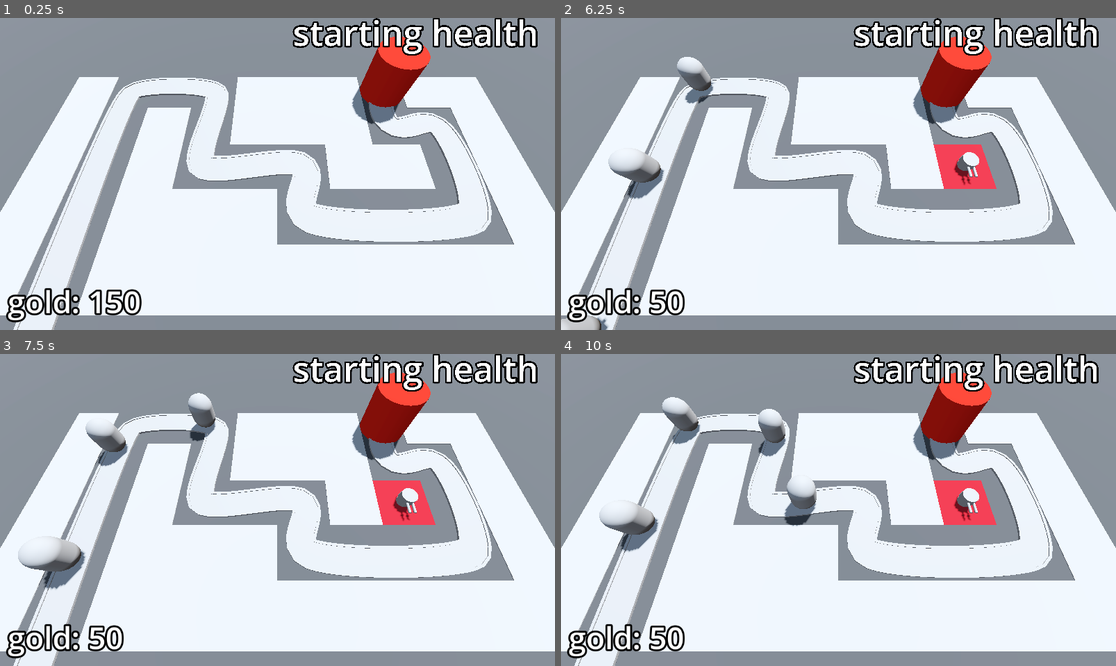
Above: before the commit, frames 1-4 (two rows, left to right).
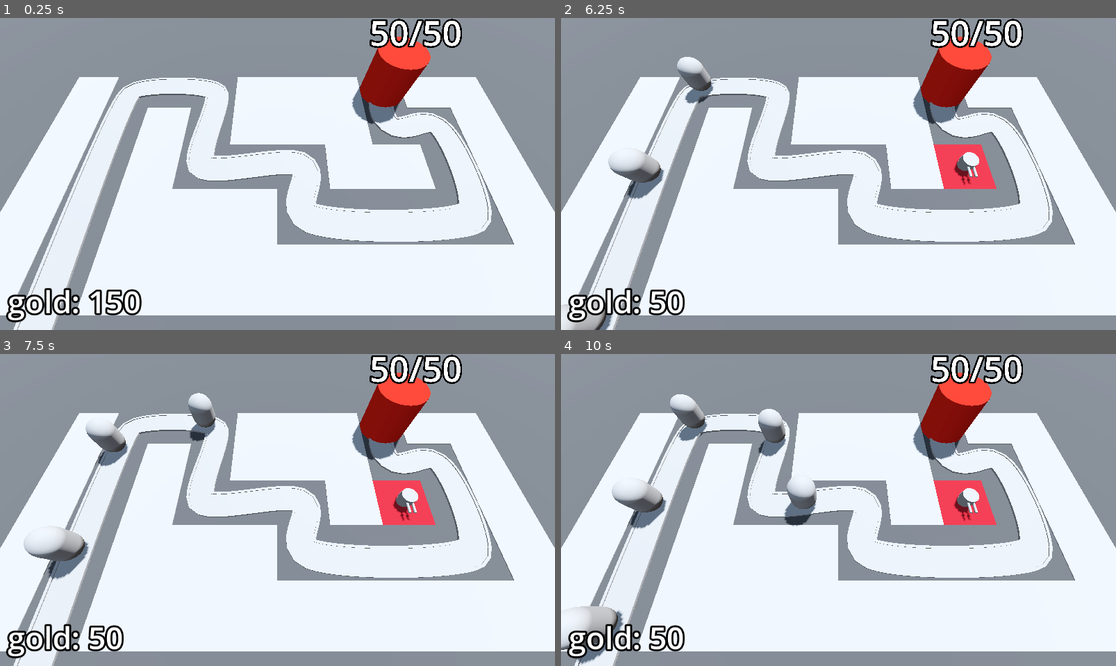
Above: after the commit, the same moments.

Repository: JonathanCarey13/BarbarrianBlaste
Game: Godot game, scene res://BaseLevel.tscn
Two runs of this game, one before a commit and one after it. Both use one fixed random seed, a clock stepped at 60 frames per second and the inputs below.
Inputs (mouse positions are in pixels of both pictures, inside the frame that each line leads up to):
- Up to frame 1 (0.25 s): no input
- Up to frame 2 (6.25 s): tap Enter at 0.5, 2 s; move the mouse to (960, 158) at 0.52 s; press the mouse at (960, 158) at 0.53 s; tap Space at 1.25 s; move the mouse to (727, 189) at 1.27 s; release the mouse at (727, 189) at 1.28 s; click (727, 189) at 1.35 s; move the mouse to (894, 105) at 2.02 s; press the mouse at (894, 105) at 2.03 s; move the mouse to (810, 236) at 2.77 s; release the mouse at (810, 236) at 2.78 s; click (810, 236) at 2.85 s; move the mouse to (1005, 220) at 3.52 s; press the mouse at (1005, 220) at 3.53 s; move the mouse to (672, 127) at 4.27 s; release the mouse at (672, 127) at 4.28 s; click (672, 127) at 4.35 s; move the mouse to (866, 174) at 5.02 s; press the mouse at (866, 174) at 5.03 s; move the mouse to (755, 96) at 5.77 s; release the mouse at (755, 96) at 5.78 s; click (755, 96) at 5.85 s
- Up to frame 3 (7.5 s): move the mouse to (399, 494) at 6.52 s; press the mouse at (399, 494) at 6.53 s; move the mouse to (166, 525) at 7.27 s; release the mouse at (166, 525) at 7.28 s; click (166, 525) at 7.35 s
- Up to frame 4 (10 s): move the mouse to (894, 441) at 8.02 s; press the mouse at (894, 441) at 8.03 s; move the mouse to (810, 572) at 8.77 s; release the mouse at (810, 572) at 8.78 s; click (810, 572) at 8.85 s; move the mouse to (1005, 556) at 9.52 s; press the mouse at (1005, 556) at 9.53 s

The runs differ from the first frame. In frame 1, 2.7% of the frame differs, in the area x 52-97%, y 0-13%; in frame 2, 3.0%; in frame 3, 3.9%; in frame 4, 5.4%, in the area x 0-97%, y 0-100%.

Commit message:
added difficulty scaling

Diff:
--- a/Base/base.gd
+++ b/Base/base.gd
@@ -8,7 +8,7 @@
 var current_health: int:
 	set(health_in):
 		current_health = health_in
-		print("health was changed")
+		# print("health was changed")
 		label_3d.text = str(current_health) + "/" + str(max_health)
 		var red: Color = Color.RED
 		var white: Color = Color.WHITE
@@ -18,10 +18,10 @@
 
 @onready var label_3d: Label3D = $Label3D
 
-# func _ready() -> void:
-	# current_health = max_health
+func _ready() -> void:
+	current_health = max_health
 	# print("Hello " + player_name + " - "+ str(favorite_number))
 
 func take_damage() -> void:
-	print("Damage dealt to base!")
+	# print("Damage dealt to base!")
 	current_health -= 1
--- a/BaseLevel.tscn
+++ b/BaseLevel.tscn
@@ -8,6 +8,7 @@
 [ext_resource type="Script" path="res://TurretManager.gd" id="5_lm68n"]
 [ext_resource type="PackedScene" uid="uid://dglu0q8havkaj" path="res://Turret/turret.tscn" id="6_284p3"]
 [ext_resource type="Script" path="res://Bank.gd" id="8_84n0n"]
+[ext_resource type="PackedScene" uid="uid://mpluhch2xj8a" path="res://Difficulty Manager/difficulty_manager.tscn" id="9_n3tor"]
 
 [sub_resource type="StandardMaterial3D" id="StandardMaterial3D_rhsl6"]
 albedo_color = Color(0.266667, 0.266667, 0.266667, 1)
@@ -64,10 +65,11 @@
 "cells": PackedInt32Array(65535, 65534, 0, 65535, 2, 0, 65531, 65535, 0, 65531, 65534, 0, 65531, 0, 0, 65531, 1, 0, 655 …(293 unchanged characters)…
 }
 
-[node name="EnemyPath" type="Path3D" parent="."]
+[node name="EnemyPath" type="Path3D" parent="." node_paths=PackedStringArray("difficulty_manager")]
 curve = SubResource("Curve3D_hg3k2")
 script = ExtResource("3_quolf")
 enemy_scene = ExtResource("2_m1mmh")
+difficulty_manager = NodePath("../DifficultyManager")
 
 [node name="Road" type="CSGPolygon3D" parent="EnemyPath"]
 polygon = PackedVector2Array(-1, 0, -1, 0.1, 1, 0.1, 1, 0)
@@ -114,6 +116,7 @@
 
 [node name="Base" parent="." instance=ExtResource("3_hxjds")]
 transform = Transform3D(1, 0, 0, 0, 1, 0, 0, 0, 1, 10, 0, -6)
+max_health = 50
 
 [node name="TurretManager" type="Node3D" parent="." node_paths=PackedStringArray("enemy_path")]
 script = ExtResource("5_lm68n")
@@ -140,4 +143,7 @@
 text = "lorem ipsum"
 label_settings = SubResource("LabelSettings_wluf2")
 
+[node name="DifficultyManager" parent="." instance=ExtResource("9_n3tor")]
+
 [connection signal="timeout" from="EnemyPath/Timer" to="EnemyPath" method="spawn_enemy"]
+[connection signal="stop_spawning_enemies" from="DifficultyManager" to="EnemyPath" method="_on_difficulty_manager_stop_spawning_enemies"]
--- /dev/null
+++ b/Difficulty Manager/difficulty_manager.gd
@@ -0,0 +1,33 @@
+extends Node
+
+signal stop_spawning_enemies
+
+@export var game_length := 30.0
+@export var spawn_time_curve: Curve
+@export var enemy_health_curve: Curve
+
+@onready var timer: Timer = $Timer
+
+# Called when the node enters the scene tree for the first time.
+func _ready() -> void:
+	timer.start(game_length)
+
+
+# Called every frame. 'delta' is the elapsed time since the previous frame.
+func _process(delta: float) -> void:
+	# print(get_spawn_time())
+	pass
+
+
+func game_progress_ratio() -> float:
+	return 1.0 - (timer.time_left / game_length)
+
+func get_spawn_time() -> float:
+	return spawn_time_curve.sample(game_progress_ratio())
+
+func get_enemy_health() -> float:
+	return enemy_health_curve.sample(game_progress_ratio())
+
+
+func _on_timer_timeout() -> void:
+	stop_spawning_enemies.emit()
--- /dev/null
+++ b/Difficulty Manager/difficulty_manager.tscn
@@ -0,0 +1,25 @@
+[gd_scene load_steps=4 format=3 uid="uid://mpluhch2xj8a"]
+
+[ext_resource type="Script" path="res://Difficulty Manager/difficulty_manager.gd" id="1_pn1qi"]
+
+[sub_resource type="Curve" id="Curve_3chk2"]
+min_value = 0.25
+max_value = 2.0
+_data = [Vector2(0, 2), 0.0, -1.75, 0, 1, Vector2(1, 0.25), -1.75, 0.0, 1, 0]
+point_count = 2
+
+[sub_resource type="Curve" id="Curve_wy3ru"]
+min_value = 10.0
+max_value = 150.0
+_data = [Vector2(0, 10), 0.0, 140.0, 0, 1, Vector2(1, 150), 140.0, 0.0, 1, 0]
+point_count = 2
+
+[node name="DifficultyManager" type="Node"]
+script = ExtResource("1_pn1qi")
+spawn_time_curve = SubResource("Curve_3chk2")
+enemy_health_curve = SubResource("Curve_wy3ru")
+
+[node name="Timer" type="Timer" parent="."]
+one_shot = true
+
+[connection signal="timeout" from="Timer" to="." method="_on_timer_timeout"]
--- a/Enemy/enemy.gd
+++ b/Enemy/enemy.gd
@@ -26,5 +26,4 @@
 	if progress_ratio == 1:
 		base.take_damage()
 		set_process(false)
-	if current_health < 1:
 		queue_free()
--- a/EnemyPath.gd
+++ b/EnemyPath.gd
@@ -1,7 +1,17 @@
 extends Path3D
 
 @export var enemy_scene: PackedScene
+@export var difficulty_manager: Node
+
+@onready var timer: Timer = $Timer
+
 
 func spawn_enemy() -> void:
 	var new_enemy = enemy_scene.instantiate()
+	new_enemy.max_health = difficulty_manager.get_enemy_health()
 	add_child(new_enemy)
+	timer.wait_time = difficulty_manager.get_spawn_time()
+
+
+func _on_difficulty_manager_stop_spawning_enemies() -> void:
+	timer.stop()
Not shown: 1 places in BaseLevel.tscn that only renumber resources
